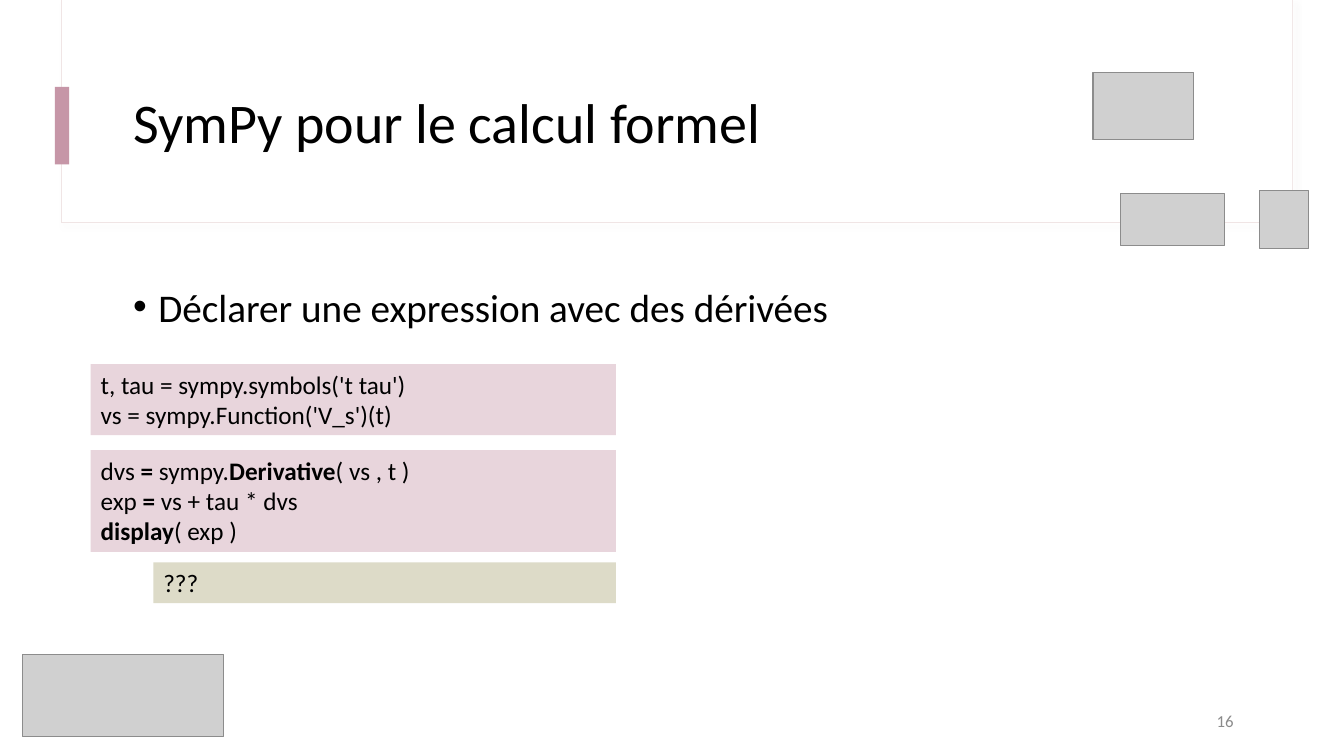
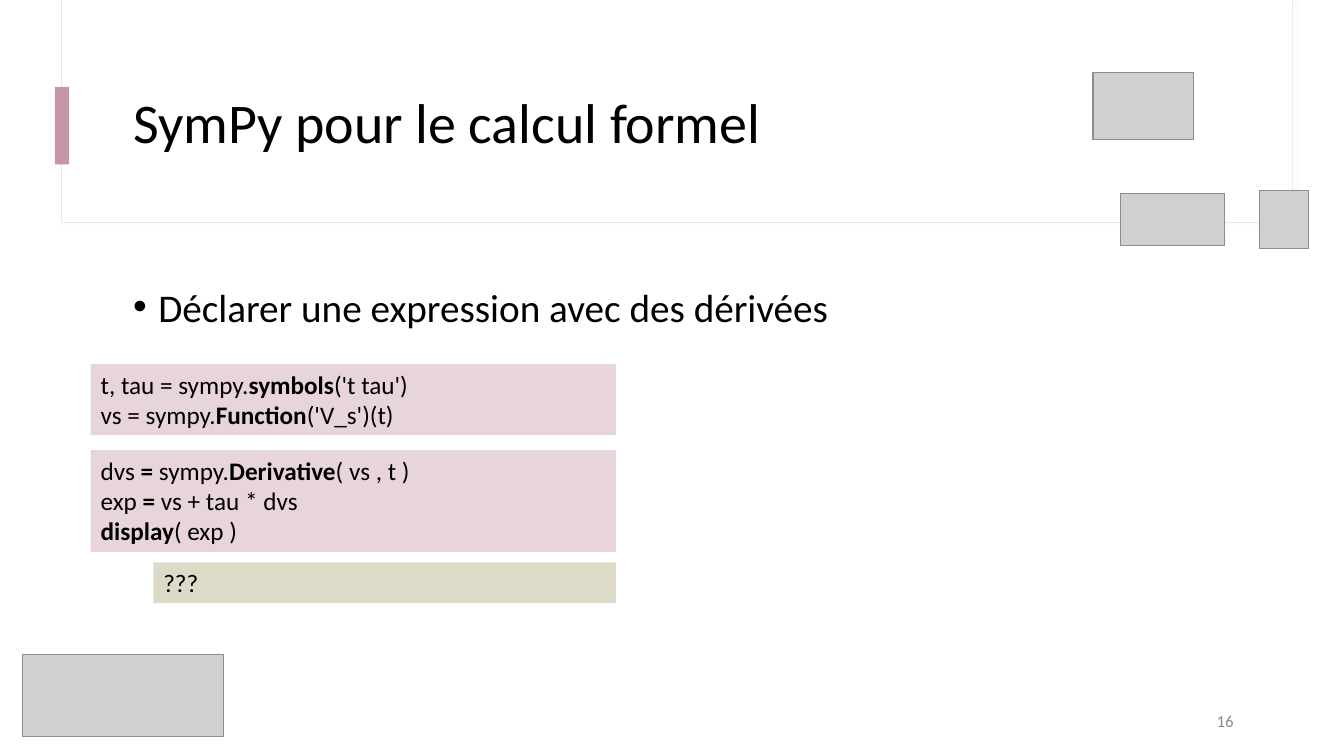
Before and after one commit to IOGS-Digital-Methods/semester-5, a slide deck: slide 16 of ONIP/onip_b1_methodes_numeriques/seance2_equation_diff/B1_s2_1_Approche_Symbolique.pptx. Drawn at 1344x756 pixels with LibreOffice and Linux fonts; fonts in the diff are those of the drawing; grey boxes stand for pictures. Boxes give left, top, right and bottom in pixels: in the first picture for what was removed or moved away, otherwise in the second. Text is boxed around its words. In the diff, an @@ line names an element or a change of style, - is before the commit and + after.

```diff
--- a/ONIP/onip_b1_methodes_numeriques/seance2_equation_diff/B1_s2_1_Approche_Symbolique.pptx
+++ b/ONIP/onip_b1_methodes_numeriques/seance2_equation_diff/B1_s2_1_Approche_Symbolique.pptx
@@ rectangle "t, tau = sympy.symbols('t tau')" at box(91, 364, 616, 436): bold on in "sympy.symbols('t", "sympy.Function('V_s')(t)" @@
```
Also in this commit, not shown: 2 other slides changed, 1 slide added, 3 other files.
